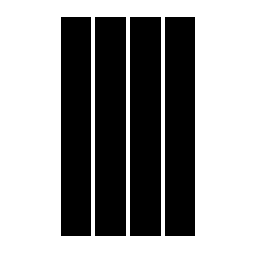
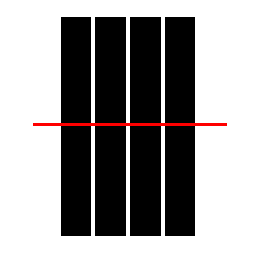
Revision of a layered 256 x 256 image; what changed, layer by layer:
added layer "Shape 1" above "Rectangle 1 copy 3" over bbox(33, 123, 227, 126)
